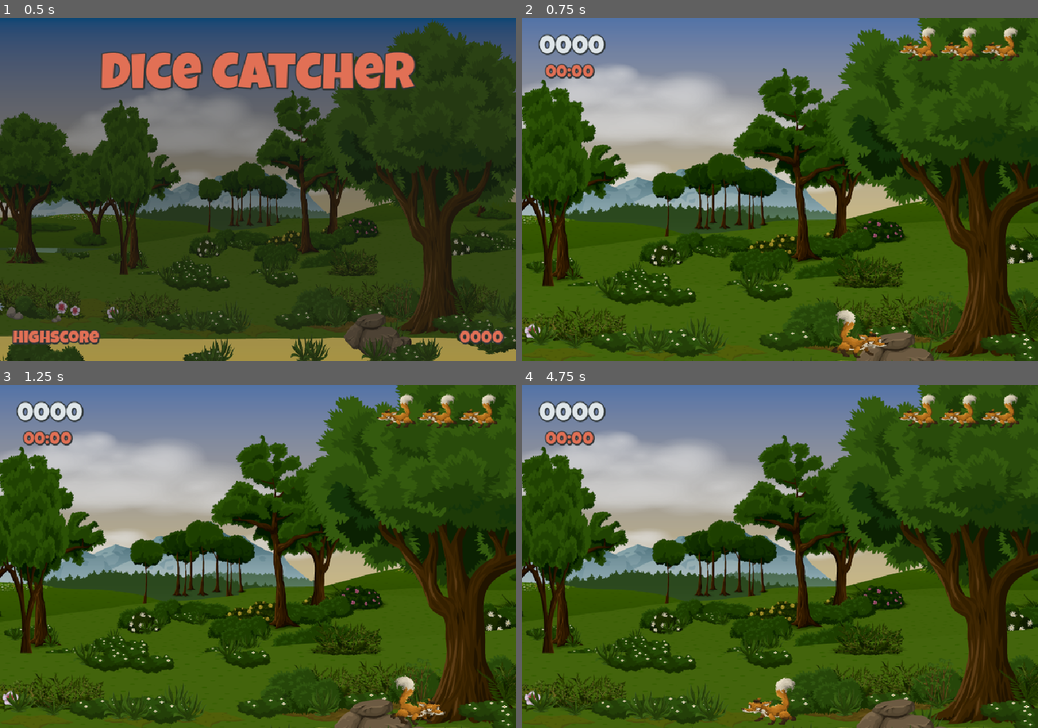
Above: before the commit, frames 1-4 (two rows, left to right).
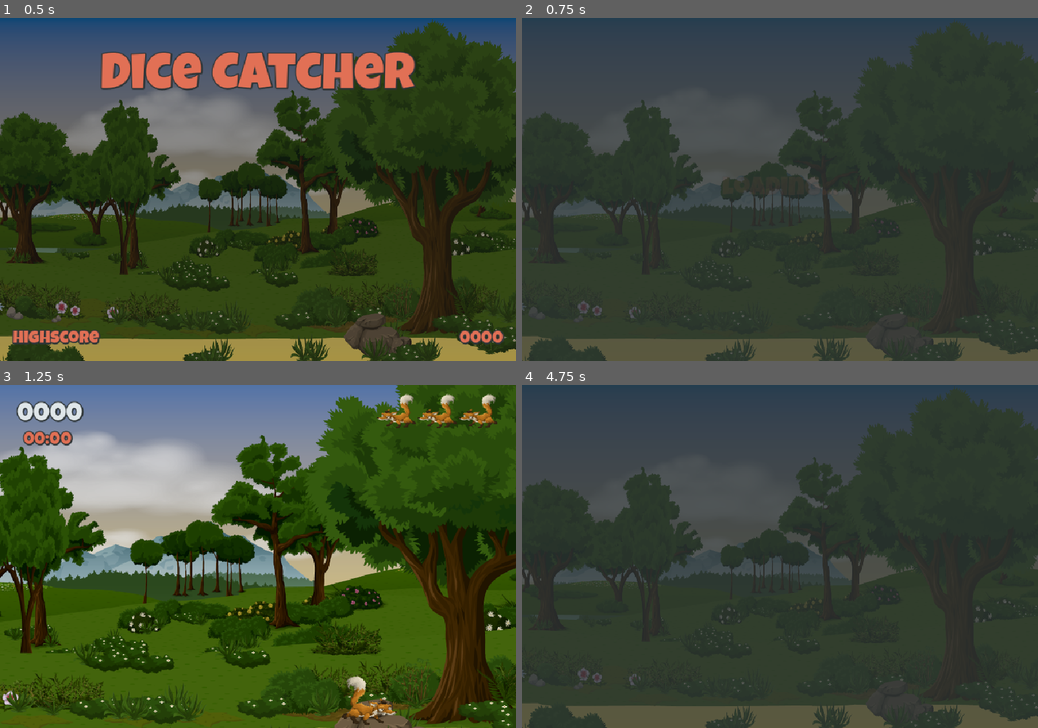
Above: after the commit, the same moments.

Repository: Newton-Duarte/godot-dice-catcher
Game: Godot game, scene res://scenes/main.tscn
Same seed, same stepped clock (60 frames per second), same inputs: the game is played once before the commit and once after it.
Inputs:
- Up to frame 1 (0.5 s): no input
- Up to frame 2 (0.75 s): tap Enter (ui_accept) at 0.5 s; hold Right (ui_right) from 0.53 s (still down); hold Enter (ui_accept) from 0.53 s (still down)
- Up to frame 3 (1.25 s): keep holding Right (ui_right); keep holding Enter (ui_accept)
- Up to frame 4 (4.75 s): release Right (ui_right) at 1.28 s; release Enter (ui_accept) at 1.28 s; hold Left (ui_left) 1.28-2.03 s; tap Enter (ui_accept) at 1.35, 1.52, 1.82, 2.85, 3.02, 3.32, 4.35, 4.52 s; hold Enter (ui_accept) 2.03-2.78 s; hold Right (ui_right) 2.03-3.53 s; hold Enter (ui_accept) 3.53-4.28 s; hold Left (ui_left) from 3.53 s (still down); tap Escape (restart) at 4.15 s

Frame 1 is identical in both runs. In frame 2, 98% of the frame differs, in the area x 0-100%, y 0-100%; in frame 3, 1.1%; in frame 4, 98%.

Commit message:
feat: add loading scene

Diff:
--- /dev/null
+++ b/scenes/loading.tscn
@@ -0,0 +1,91 @@
+[gd_scene format=3 uid="uid://bhxltqtcpw5uh"]
+
+[ext_resource type="Script" uid="uid://cife7ock03mu8" path="res://scripts/loading.gd" id="1_dhqfv"]
+[ext_resource type="Texture2D" uid="uid://hjt2a50it2vy" path="res://assets/GemBg.png" id="1_yc7uc"]
+[ext_resource type="LabelSettings" uid="uid://cxgls1gsvb4is" path="res://resources/orange_label_48.tres" id="2_yc7uc"]
+
+[sub_resource type="Animation" id="Animation_yc7uc"]
+length = 0.001
+tracks/0/type = "value"
+tracks/0/imported = false
+tracks/0/enabled = true
+tracks/0/path = NodePath("LoadingLabel:modulate")
+tracks/0/interp = 1
+tracks/0/loop_wrap = true
+tracks/0/keys = {
+"times": PackedFloat32Array(0),
+"transitions": PackedFloat32Array(1),
+"update": 0,
+"values": [Color(1, 1, 1, 1)]
+}
+
+[sub_resource type="Animation" id="Animation_dhqfv"]
+resource_name = "flash"
+length = 0.3
+step = 0.1
+tracks/0/type = "value"
+tracks/0/imported = false
+tracks/0/enabled = true
+tracks/0/path = NodePath("LoadingLabel:modulate")
+tracks/0/interp = 2
+tracks/0/loop_wrap = true
+tracks/0/keys = {
+"times": PackedFloat32Array(0, 0.1, 0.2, 0.3),
+"transitions": PackedFloat32Array(1, 1, 1, 1),
+"update": 0,
+"values": [Color(1, 1, 1, 1), Color(1, 1, 1, 1), Color(1, 1, 1, 0), Color(1, 1, 1, 1)]
+}
+
+[sub_resource type="AnimationLibrary" id="AnimationLibrary_101rs"]
+_data = {
+&"RESET": SubResource("Animation_yc7uc"),
+&"flash": SubResource("Animation_dhqfv")
+}
+
+[node name="Loading" type="Control" unique_id=947467120]
+layout_mode = 3
+anchors_preset = 15
+anchor_right = 1.0
+anchor_bottom = 1.0
+grow_horizontal = 2
+grow_vertical = 2
+script = ExtResource("1_dhqfv")
+
+[node name="Background" type="TextureRect" parent="." unique_id=1897670410]
+layout_mode = 1
+anchors_preset = 15
+anchor_right = 1.0
+anchor_bottom = 1.0
+grow_horizontal = 2
+grow_vertical = 2
+texture = ExtResource("1_yc7uc")
+expand_mode = 1
+
+[node name="ColorRect" type="ColorRect" parent="." unique_id=2118479197]
+layout_mode = 1
+anchors_preset = 15
+anchor_right = 1.0
+anchor_bottom = 1.0
+grow_horizontal = 2
+grow_vertical = 2
+color = Color(0.1764706, 0.20392157, 0.21176471, 0.78431374)
+
+[node name="LoadingLabel" type="Label" parent="." unique_id=81334135]
+layout_mode = 1
+anchors_preset = 8
+anchor_left = 0.5
+anchor_top = 0.5
+anchor_right = 0.5
+anchor_bottom = 0.5
+offset_left = -108.0
+offset_top = -24.5
+offset_right = 108.0
+offset_bottom = 24.5
+grow_horizontal = 2
+grow_vertical = 2
+text = "Loading..."
+label_settings = ExtResource("2_yc7uc")
+
+[node name="AnimationPlayer" type="AnimationPlayer" parent="." unique_id=356723793]
+libraries/ = SubResource("AnimationLibrary_101rs")
+autoplay = &"flash"
--- a/scripts/dice.gd
+++ b/scripts/dice.gd
@@ -14,7 +14,7 @@
 var speed_multiplier: float = 1.0
 var points: int = 1
 var dice_rare_color: Color = Color("#FFD700")
-var dice_bad_color: Color = Color("#880808")
+var dice_bad_color: Color = Color("#d63031")
 var is_rare: bool = false
 var is_bad: bool = false
 
--- a/scripts/game_manager.gd
+++ b/scripts/game_manager.gd
@@ -2,9 +2,17 @@
 
 const MAIN = preload("uid://dhs65ok2aa7vc")
 const GAME = preload("uid://xlj61jrmvlld")
+const LOADING = preload("uid://bhxltqtcpw5uh")
+
+var next_scene: PackedScene
+
+func load_next_scene() -> void:
+	get_tree().change_scene_to_packed(next_scene)
 
 func load_main_scene() -> void:
-	get_tree().change_scene_to_packed(MAIN)
+	next_scene = MAIN
+	get_tree().change_scene_to_packed(LOADING)
 
 func load_game_scene() -> void:
-	get_tree().change_scene_to_packed(GAME)
+	next_scene = GAME
+	get_tree().change_scene_to_packed(LOADING)
--- /dev/null
+++ b/scripts/loading.gd
@@ -0,0 +1,5 @@
+extends Control
+
+func _ready() -> void:
+	await get_tree().create_timer(0.3).timeout
+	GameManager.load_next_scene()
Not shown, added: scripts/loading.gd.uid
